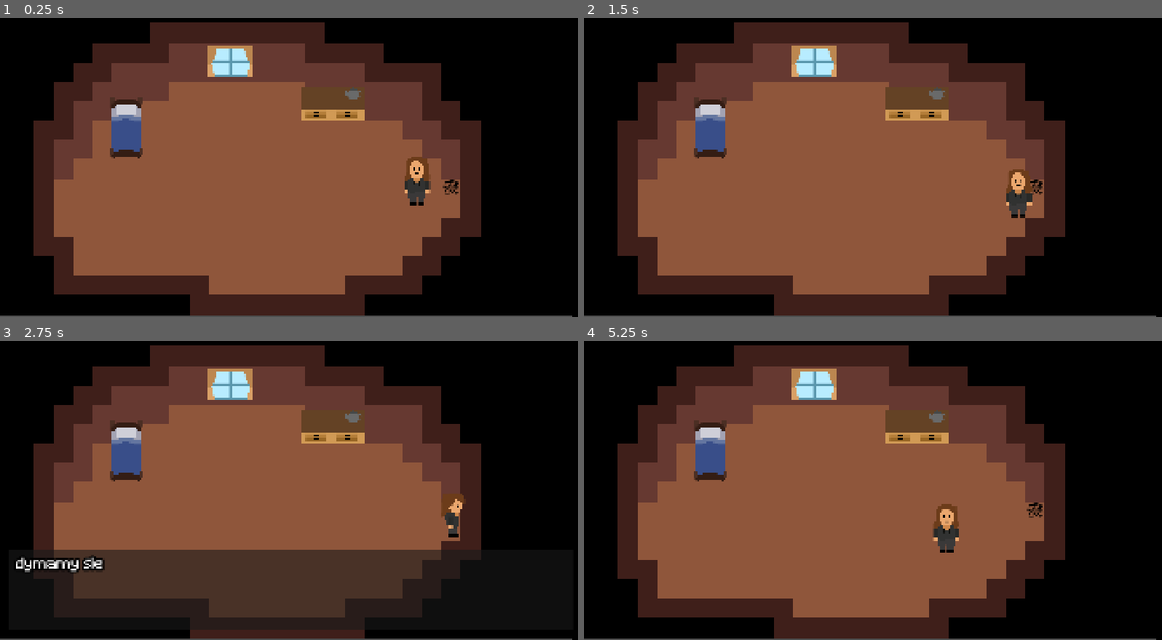
Above: before the commit, frames 1-4 (two rows, left to right).
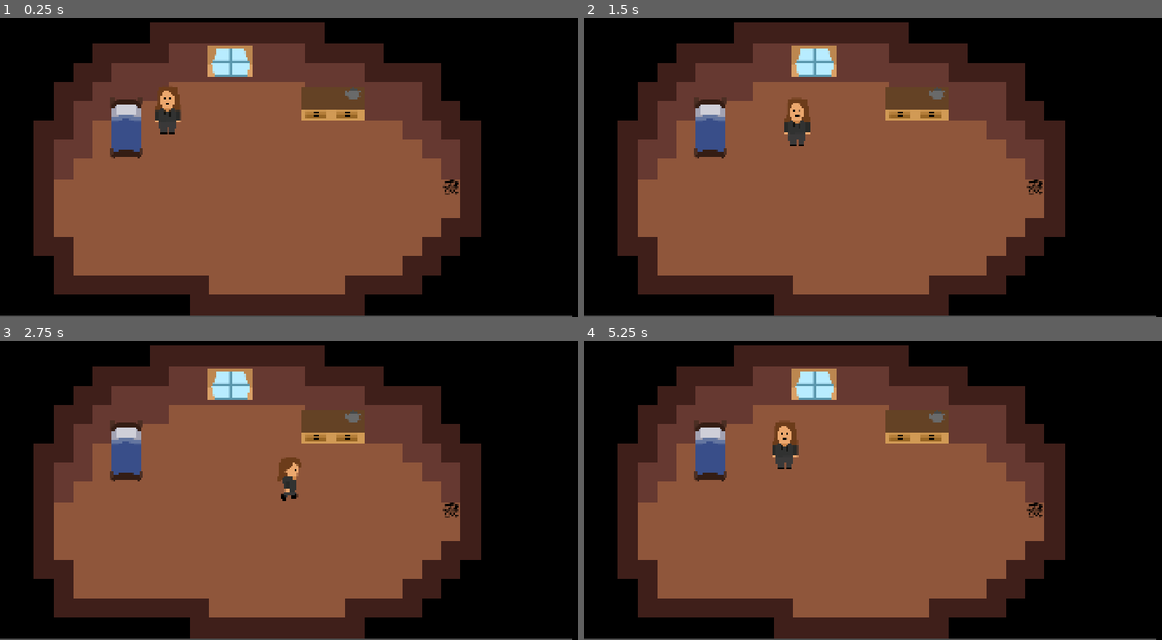
Above: after the commit, the same moments.

Repository: etper/pimpek-rpg-game
Game: Godot game, scene res://main.tscn
Two runs of this game, one before a commit and one after it. Both use one fixed random seed, a clock stepped at 60 frames per second and the inputs below.
Inputs:
- Up to frame 1 (0.25 s): no input
- Up to frame 2 (1.5 s): tap Enter at 0.5 s; hold D (move_right) 0.53-1.28 s; tap Z (interact) at 0.6, 1.35 s; hold S (move_down) from 1.28 s (still down)
- Up to frame 3 (2.75 s): release S (move_down) at 2.03 s; hold D (move_right) from 2.03 s (still down); hold Shift (sprint) from 2.03 s (still down); tap Z (interact) at 2.3 s
- Up to frame 4 (5.25 s): release D (move_right) at 2.78 s; release Shift (sprint) at 2.78 s; hold W (move_up) 2.78-3.53 s; tap Z (interact) at 2.85, 3.6, 4.55, 5.1 s; hold A (move_left) 3.53-5.03 s; tap Shift (sprint) at 4.35 s; hold S (move_down) from 5.03 s (still down)

The runs differ from the first frame. In frame 1, 1.1% of the frame differs, in the area x 26-75%, y 23-63%; in frame 2, 1.1%; in frame 3, 12%, in the area x 2-81%, y 38-93%; in frame 4, 1.2%.

Commit message:
bg music 1

Diff:
--- a/main.tscn
+++ b/main.tscn
@@ -1,8 +1,8 @@
 [gd_scene format=4 uid="uid://c1rvsinu081wm"]
 
+[ext_resource type="AudioStream" uid="uid://cwbeb101n35n5" path="res://music/Pimpek Room.mp3" id="1_1u8w0"]
 [ext_resource type="Texture2D" uid="uid://d1keqk14kj4om" path="res://tilesets/room_tiles.png" id="1_5vw27"]
 [ext_resource type="PackedScene" uid="uid://d3e4optw0tb3" path="res://scenes/player.tscn" id="1_ig7tw"]
-[ext_resource type="Script" uid="uid://delvtvrc53ses" path="res://scripts/player.gd" id="2_0xm2m"]
 [ext_resource type="PackedScene" uid="uid://dbgwexn3egno0" path="res://scenes/Interactable.tscn" id="3_h2yge"]
 [ext_resource type="Script" uid="uid://j1i7c0vgcx22" path="res://scripts/dialogue.gd" id="4_1bvp3"]
 [ext_resource type="FontFile" uid="uid://n6apm5jh3r76" path="res://Minecraft.ttf" id="5_4c57u"]
@@ -131,7 +131,7 @@
 
 [sub_resource type="Resource" id="Resource_vivmo"]
 script = ExtResource("15_2cqfq")
-seconds = 3.0
+seconds = 2.0
 metadata/_custom_type_script = "uid://defefeianjptd"
 
 [sub_resource type="Resource" id="Resource_yaehf"]
@@ -207,14 +207,18 @@
 
 [node name="Main" type="Node2D" unique_id=1148531345]
 
+[node name="BG Music" type="AudioStreamPlayer2D" parent="." unique_id=701678097]
+stream = ExtResource("1_1u8w0")
+autoplay = true
+parameters/looping = true
+
 [node name="TileMapLayer" type="TileMapLayer" parent="." unique_id=688064548]
 tile_map_data = PackedByteArray("AAAhAB8AAgACAAAAAAAhACAAAgACAAEAAAAhACEAAgACAAIAAAAhACIAAgACAAMAAAAiAB8AAgADAAAAAAAiAC …(133808 unchanged characters)…
 tile_set = SubResource("TileSet_vkqoe")
 
 [node name="Player" parent="." unique_id=679463758 instance=ExtResource("1_ig7tw")]
 z_index = 1
-position = Vector2(1373, 629)
-script = ExtResource("2_0xm2m")
+position = Vector2(551, 398)
 
 [node name="UI" type="CanvasLayer" parent="." unique_id=641810485]
 script = ExtResource("4_1bvp3")
@@ -295,11 +299,11 @@
 texture = ExtResource("12_dg77c")
 
 [node name="Collision" parent="Teapot/StaticBody2D" parent_id_path=PackedInt32Array(938820674, 1564942911) index="0" unique_id=451810197]
-position = Vector2(-14, -1)
+position = Vector2(-15.299209, 28.251003)
 scale = Vector2(0.76, 0.56000245)
 
 [node name="InteractShape" parent="Teapot" index="2" unique_id=931893703]
-position = Vector2(-16, -1)
+position = Vector2(-17.33905, 7.033348e-06)
 scale = Vector2(0.8, 1)
 
 [node name="KitchenCountertop2" parent="." unique_id=2022065344 instance=ExtResource("3_h2yge")]
--- a/scenes/player.tscn
+++ b/scenes/player.tscn
@@ -1,6 +1,7 @@
 [gd_scene format=3 uid="uid://d3e4optw0tb3"]
 
 [ext_resource type="SpriteFrames" uid="uid://dpxvr6jaeing" path="res://pimpek_frames.tres" id="1_4flbx"]
+[ext_resource type="Script" uid="uid://delvtvrc53ses" path="res://scripts/player.gd" id="1_dqkch"]
 [ext_resource type="AudioStream" uid="uid://bi0bfwku20l57" path="res://sfx/footstep.wav" id="2_g2els"]
 [ext_resource type="AudioStream" uid="uid://b4b40uecbr0aq" path="res://sfx/interact.wav" id="3_qhqgy"]
 
@@ -11,6 +12,7 @@
 size = Vector2(55, 65)
 
 [node name="Player" type="CharacterBody2D" unique_id=679463758]
+script = ExtResource("1_dqkch")
 
 [node name="AnimatedSprite2D" type="AnimatedSprite2D" parent="." unique_id=776353048]
 sprite_frames = ExtResource("1_4flbx")
--- a/scripts/player.gd
+++ b/scripts/player.gd
@@ -16,6 +16,8 @@
 
 @onready var footstep = $FootstepPlayer
 @onready var interact_sfx = $InteractPlayer
+
+var interaction_locked := false
 
 func _ready():
 	anim.frame_changed.connect(_on_frame_changed)
@@ -106,6 +108,8 @@
 		highlighted.set_highlight(true)
 
 func interact():
+	interaction_locked = true
+
 	velocity = Vector2.ZERO
 
 	match anim.animation:
@@ -120,25 +124,10 @@
 		if area.has_method("interact"):
 			interact_sfx.play()
 			await area.interact()
-			return
+			break
 
-	for area in interaction_shape.get_overlapping_areas():
-		if area == interaction_shape:
-			continue
-
-		if area.has_method("interact"):
-			interact_sfx.play()
-			await area.interact()
-			return
-
-	for body in interaction_shape.get_overlapping_bodies():
-		if body == self:
-			continue
-
-		if body.has_method("interact"):
-			interact_sfx.play()
-			await body.interact()
-			return
+	await get_tree().process_frame
+	interaction_locked = false
 
 func update_interaction_position():
 	if abs(facing.x) > abs(facing.y):
Not shown, added: music/Pimpek Room.mp3.import
Not shown, added: music/Pimpek Room.mp3
